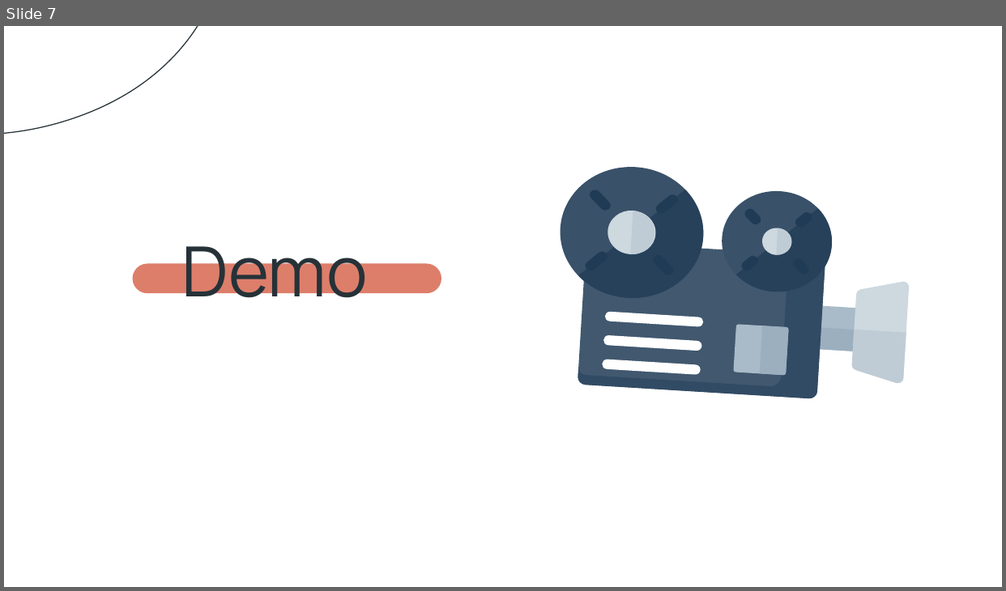
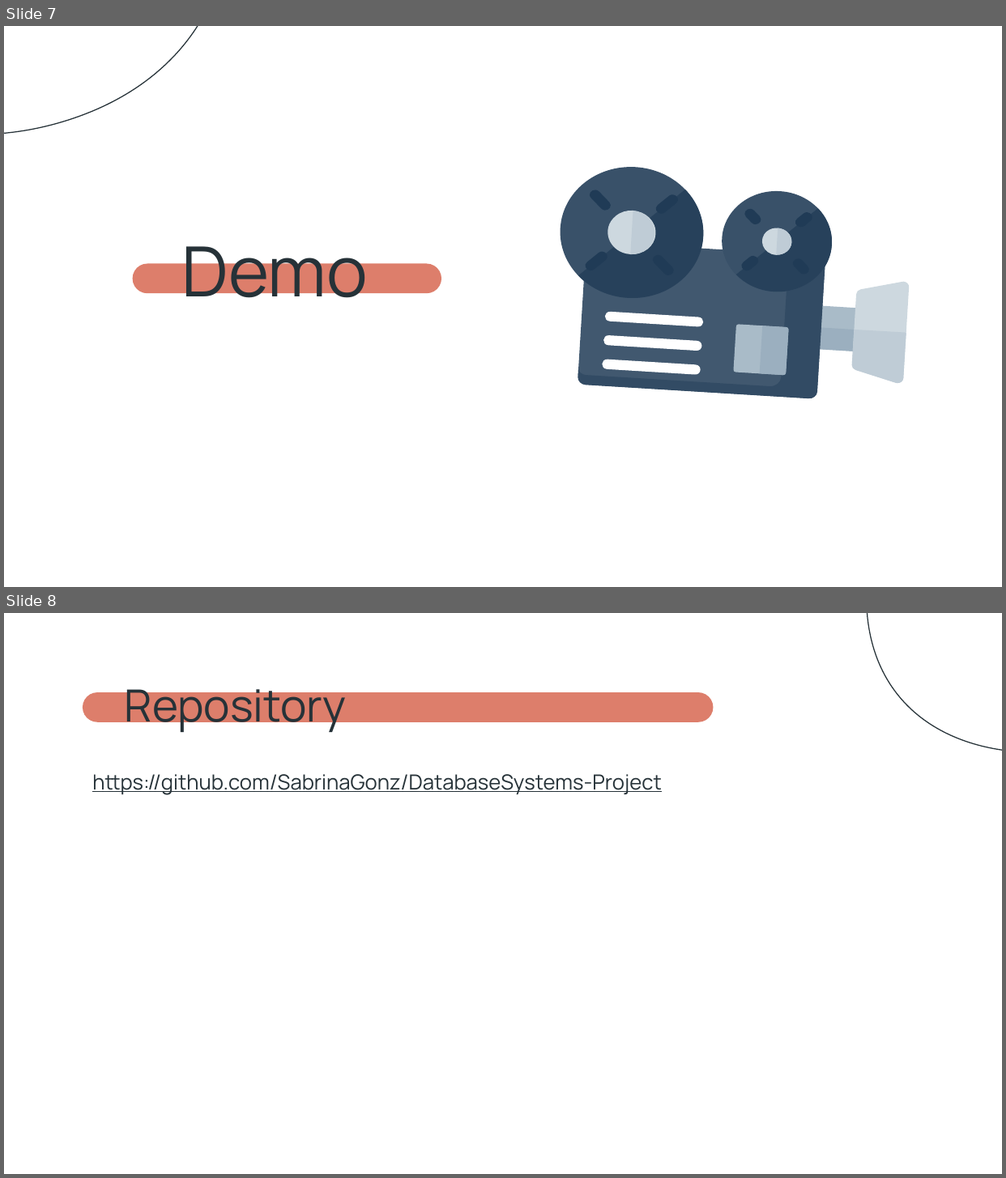
Before and after one commit to SabrinaGonz/DatabaseSystems-Project, a slide deck: CSE 111_ Final Project Presentation.pptx. Shown one above the other, each under a label of ours: slide 7 before the commit, slides 7 and 8 after it. The pictures are 1006x591 and 1006x1178 pixels, drawn with LibreOffice and Linux fonts; fonts in the diff are those of the drawing. Boxes give left, top, right and bottom in pixels: in the first picture for what was removed or moved away, otherwise in the second. Text is boxed around its words. In the diff, an @@ line names an element or a change of style, - is before the commit and + after.

```diff
--- a/CSE 111_ Final Project Presentation.pptx
+++ b/CSE 111_ Final Project Presentation.pptx
@@ slide 8 added at <box>4,613,1002,1174</box>, background #FFFFFF @@
@@ freeform shape added at <box>860,613,1002,752</box>, outline #263238 0.75 pt @@
@@ title added at <box>125,680,346,734</box>, 32 pt, text #263238 @@
+Repository
@@ rounded rectangle added at <box>83,693,714,723</box>, fill #DD7E6B @@
@@ text added at <box>92,774,661,795</box>, 15 pt, text #263238, underline @@
+https://github.com/SabrinaGonz/DatabaseSystems-Project
```
